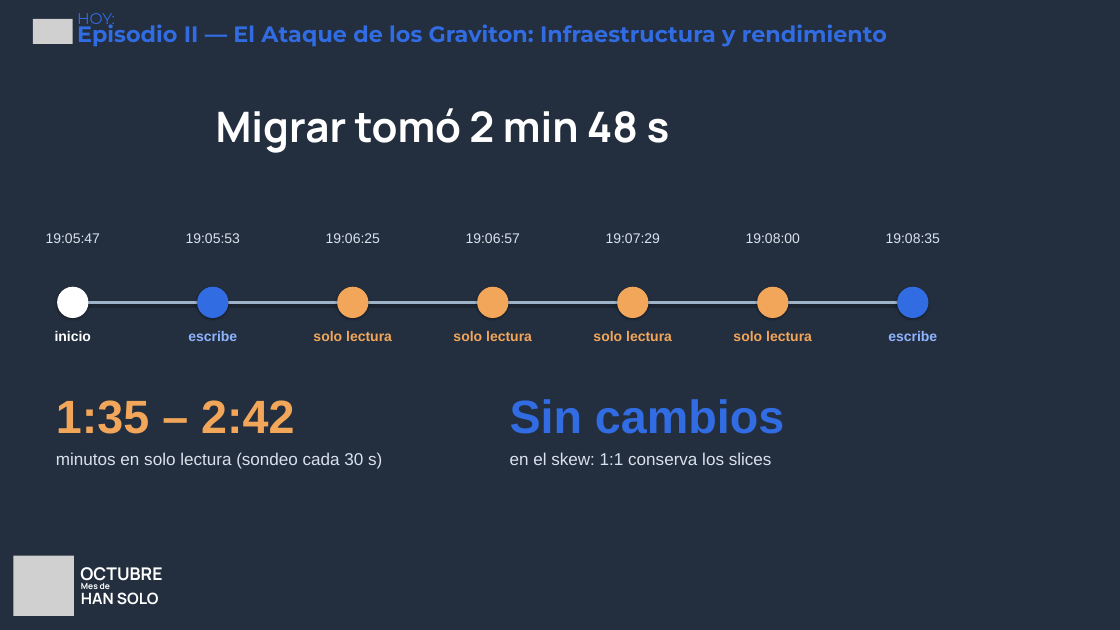
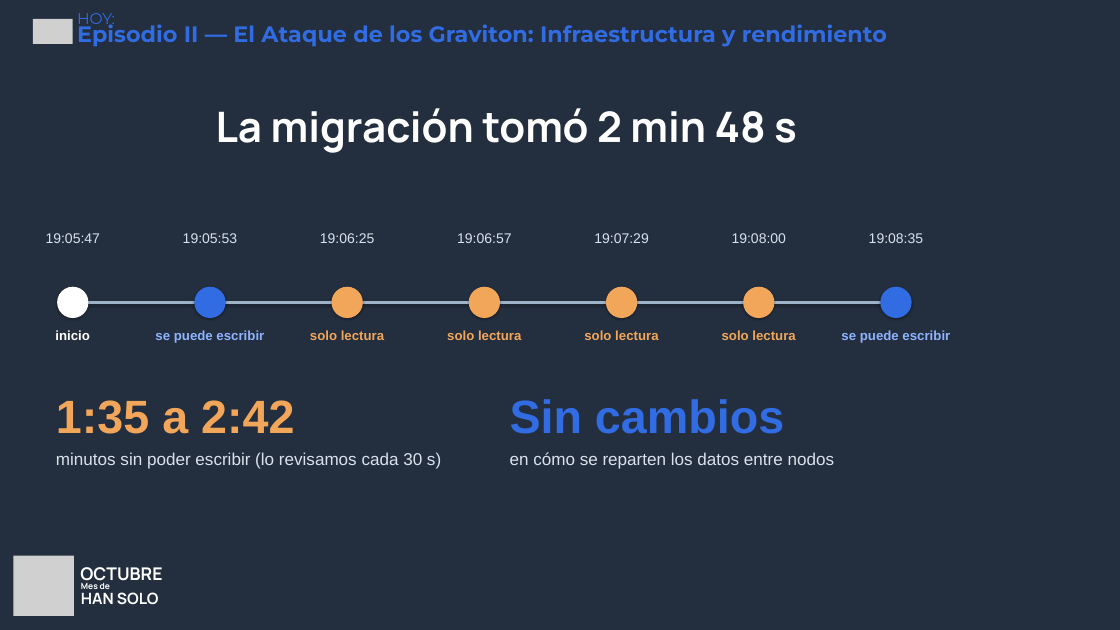
Before and after one commit to andrezc98/redshift-redemption, a slide deck: slide 26 of slides/redshift-redemption.pptx. Drawn at 1120x630 pixels with LibreOffice and Linux fonts; fonts in the diff are those of the drawing; grey boxes stand for pictures; background and template pictures are left out. Boxes give left, top, right and bottom in pixels: in the first picture for what was removed or moved away, otherwise in the second. Text is boxed around its words. In the diff, an @@ line names an element or a change of style, - is before the commit and + after.

```diff
--- a/slides/redshift-redemption.pptx
+++ b/slides/redshift-redemption.pptx
@@ text at (216, 108, 797, 153): text changed @@
-Migrar tomó 2 min 48 s
+La migración tomó 2 min 48 s
@@ text "19:06:25": place and size @@
-text "19:06:25" at (326, 233, 380, 243)
+text "19:06:25" at (320, 233, 374, 243)
@@ ellipse: place and size @@
-ellipse at (337, 287, 368, 318)
+ellipse at (332, 287, 363, 318)
@@ 2 texts, 2 ellipses: place and size @@
-2 texts, 2 ellipses at (466, 233, 660, 318)
+2 texts, 2 ellipses at (457, 233, 648, 318)
@@ 2 texts, 2 ellipses: place and size @@
-2 texts, 2 ellipses at (746, 233, 940, 318)
+2 texts, 2 ellipses at (732, 233, 923, 318)
@@ line moved from (73, 302) - (913, 302) to (73, 302) - (896, 302) @@
@@ text "solo lectura": place and size @@
-text "solo lectura" at (593, 331, 672, 341)
+text "solo lectura" at (584, 330, 658, 340)
@@ size 18 to 17 pt in 5 elements at (55, 330, 89, 340), (310, 330, 384, 340), (447, 330, 521, 340), (584, 330, 658, 340), (722, 330, 795, 340) @@
@@ text "solo lectura": place and size @@
-text "solo lectura" at (733, 331, 812, 341)
+text "solo lectura" at (722, 330, 795, 340)
@@ text at (155, 330, 264, 343): text changed; size 18 to 17 pt @@
-escribe
+se puede escribir
@@ text at (841, 330, 950, 343): text changed; size 18 to 17 pt @@
-escribe
+se puede escribir
@@ text at (56, 400, 294, 434): text changed @@
-1:35 – 2:42
+1:35 a 2:42
@@ text at (56, 452, 441, 469): text changed @@
-minutos en solo lectura (sondeo cada 30 s)
+minutos sin poder escribir (lo revisamos cada 30 s)
@@ text at (510, 452, 835, 469): text changed @@
-en el skew: 1:1 conserva los slices
+en cómo se reparten los datos entre nodos
```
Also in this commit, not shown: 28 other slides changed, 5 other files.
